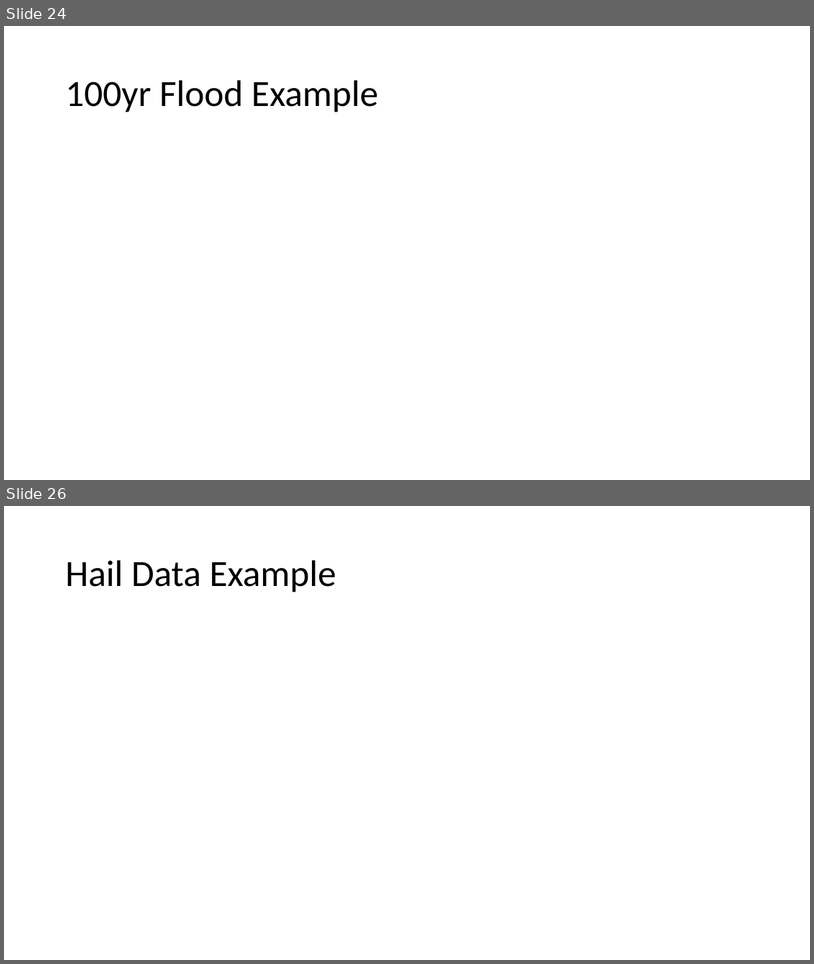
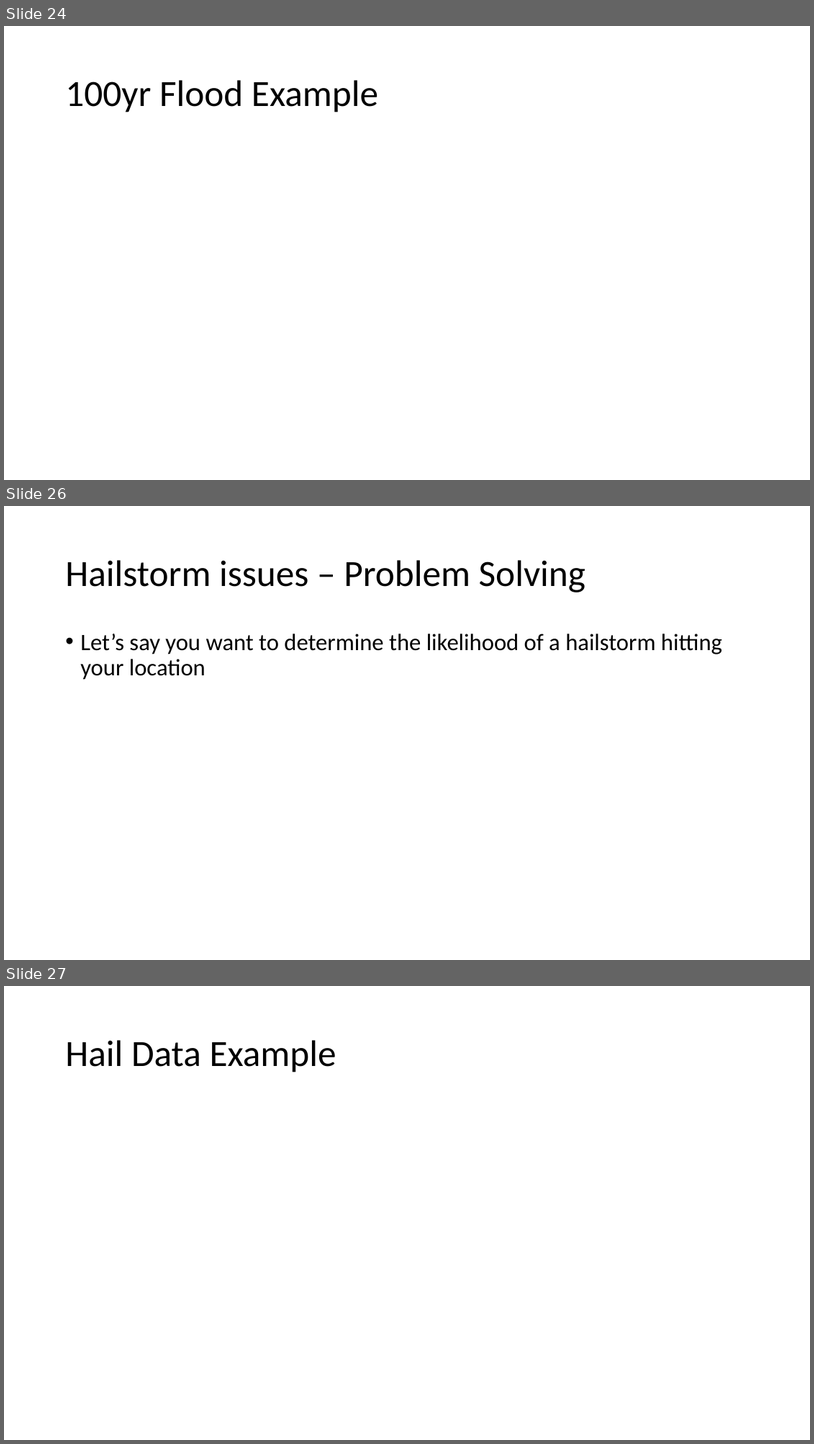
Before and after one commit to FlanFlanagan/misc_python, a slide deck: Distribution Examples.pptx. Shown one above the other, each under a label of ours: slides 24 and 26 before the commit, slides 24, 26 and 27 after it; the slides between them are not shown. The pictures are 814x964 and 814x1444 pixels, drawn with LibreOffice and Linux fonts; fonts in the diff are those of the drawing; grey boxes stand for pictures. Boxes give left, top, right and bottom in pixels: in the first picture for what was removed or moved away, otherwise in the second. Text is boxed around its words. In the diff, an @@ line names an element or a change of style, - is before the commit and + after.

```diff
--- a/Distribution Examples.pptx
+++ b/Distribution Examples.pptx
@@ slide 26 added at <box>4,506,810,960</box>, background #FFFFFF @@
@@ title added at <box>65,560,586,592</box>, 44 pt, text #000000 @@
+Hailstorm issues – Problem Solving
@@ text added at <box>80,633,723,680</box>, 28 pt, text #000000 @@
+• Let’s say you want to determine the likelihood of a hailstorm hitting your location
@@ what was slide 26 is now slide 27 @@
```
Also in this commit, not shown: 6 slides changed, 1 other slide added, 11 other files.
